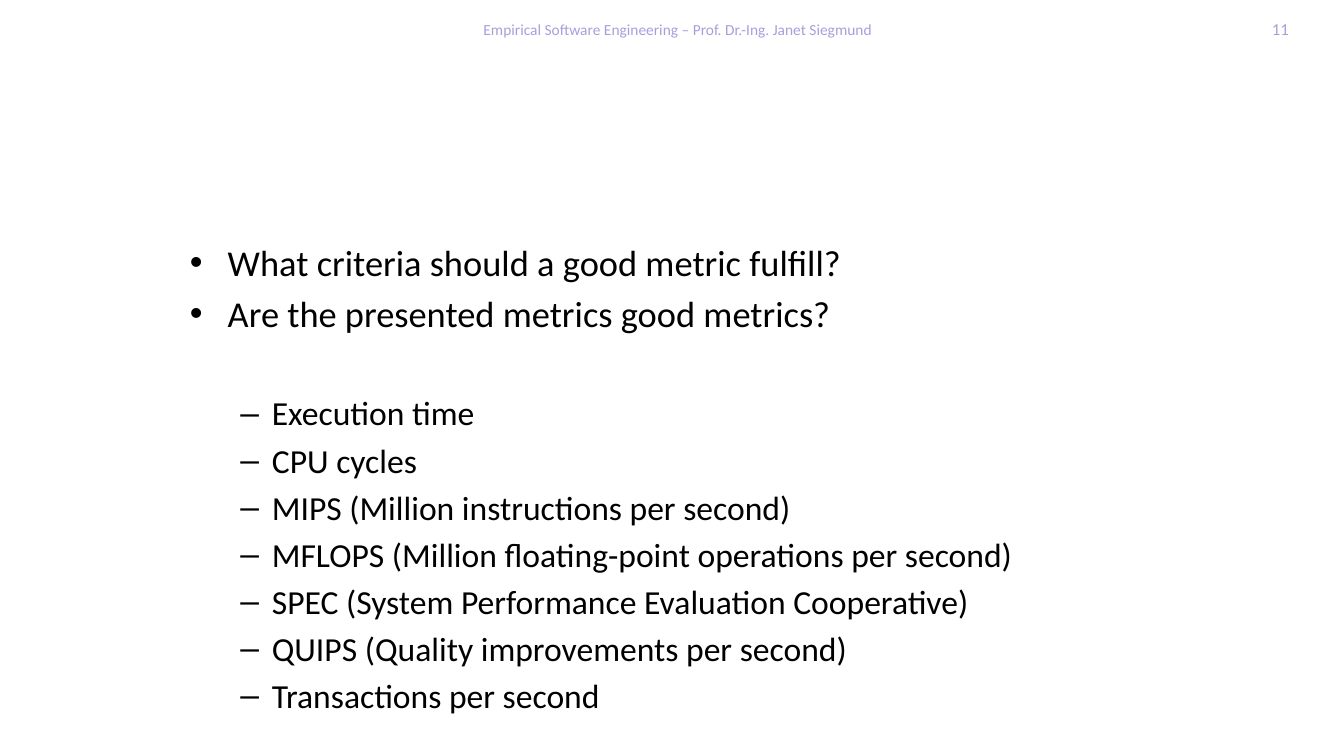
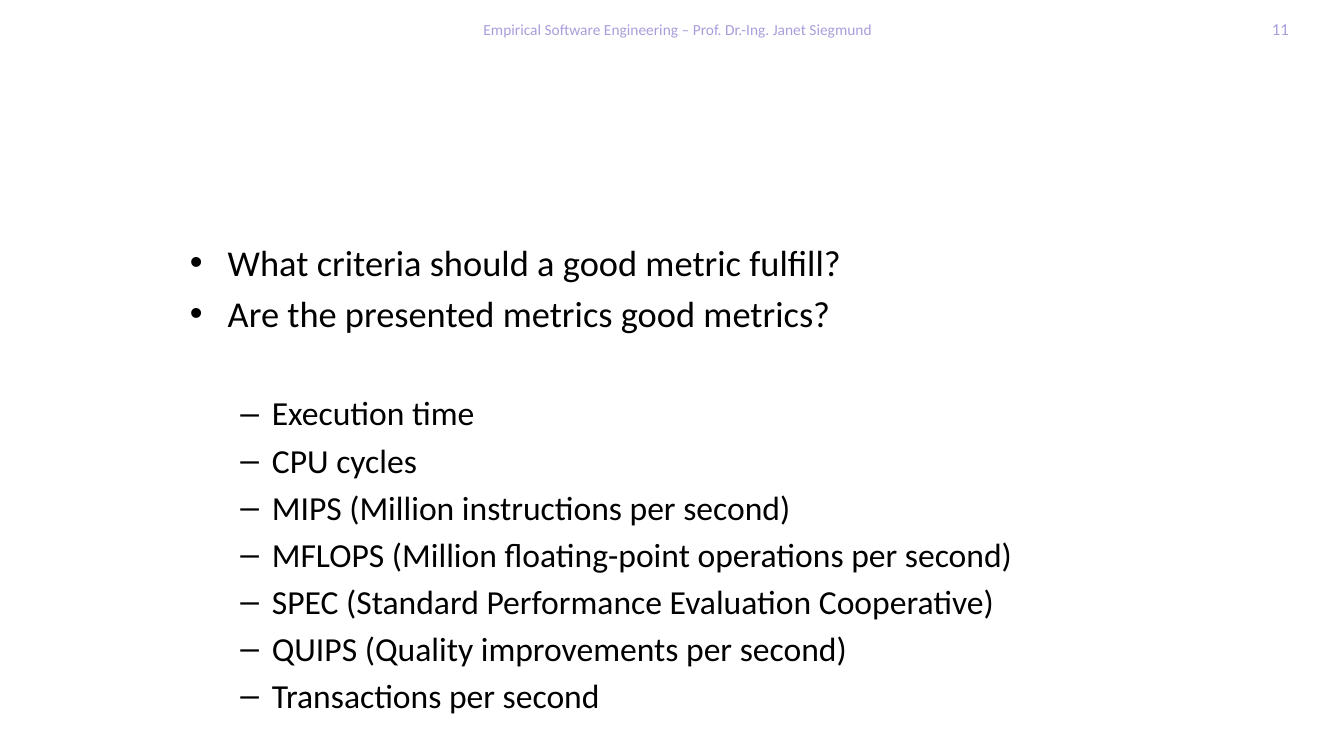
Before and after one commit to feigensp/lehre, a slide deck: slide 11 of ese/WS1920/02_PerformanceEng.pptx. Drawn at 1344x756 pixels with LibreOffice and Linux fonts; fonts in the diff are those of the drawing; background and template pictures are left out. Boxes give left, top, right and bottom in pixels: in the first picture for what was removed or moved away, otherwise in the second. Text is boxed around its words. In the diff, an @@ line names an element or a change of style, - is before the commit and + after.

```diff
--- a/ese/WS1920/02_PerformanceEng.pptx
+++ b/ese/WS1920/02_PerformanceEng.pptx
@@ text at box(272, 589, 994, 620): text changed @@
-  – SPEC (System Performance Evaluation Cooperative)
+  – SPEC (Standard Performance Evaluation Cooperative)
```
Also in this commit, not shown: 1 other slide changed, 3 other files.
